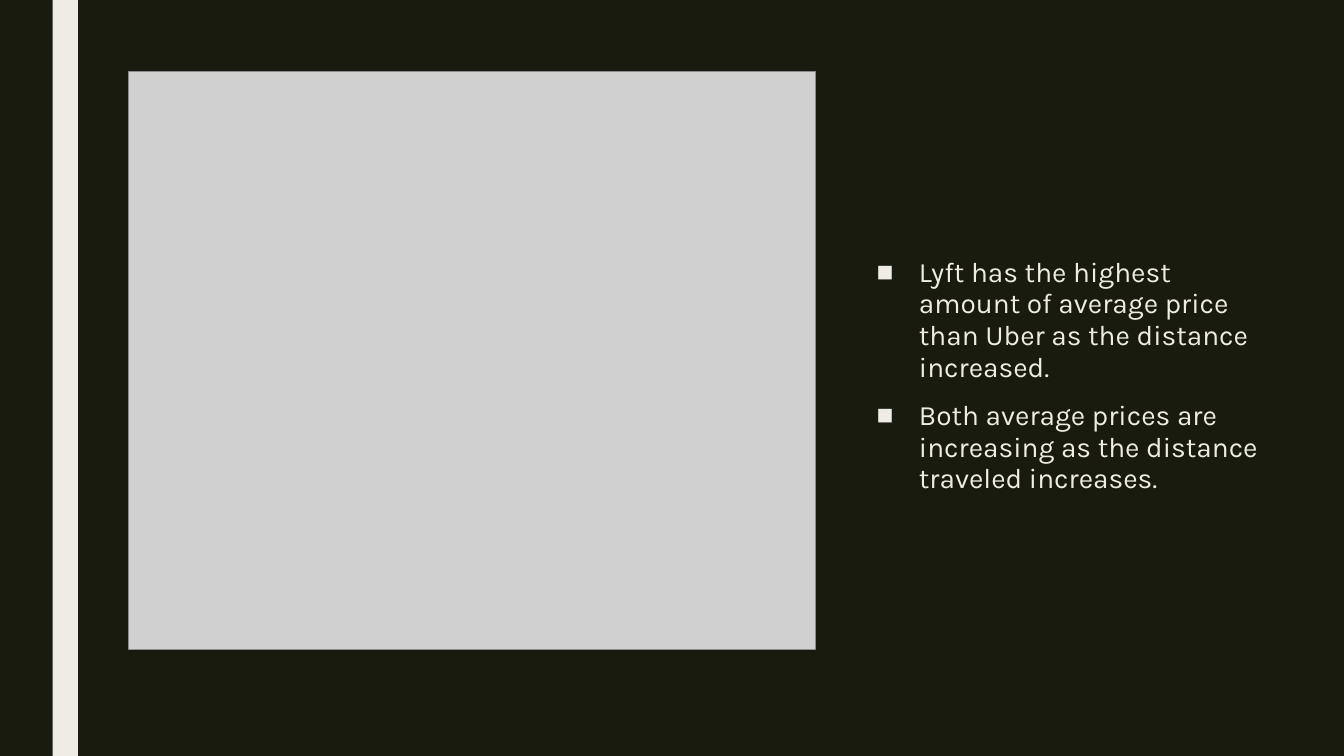
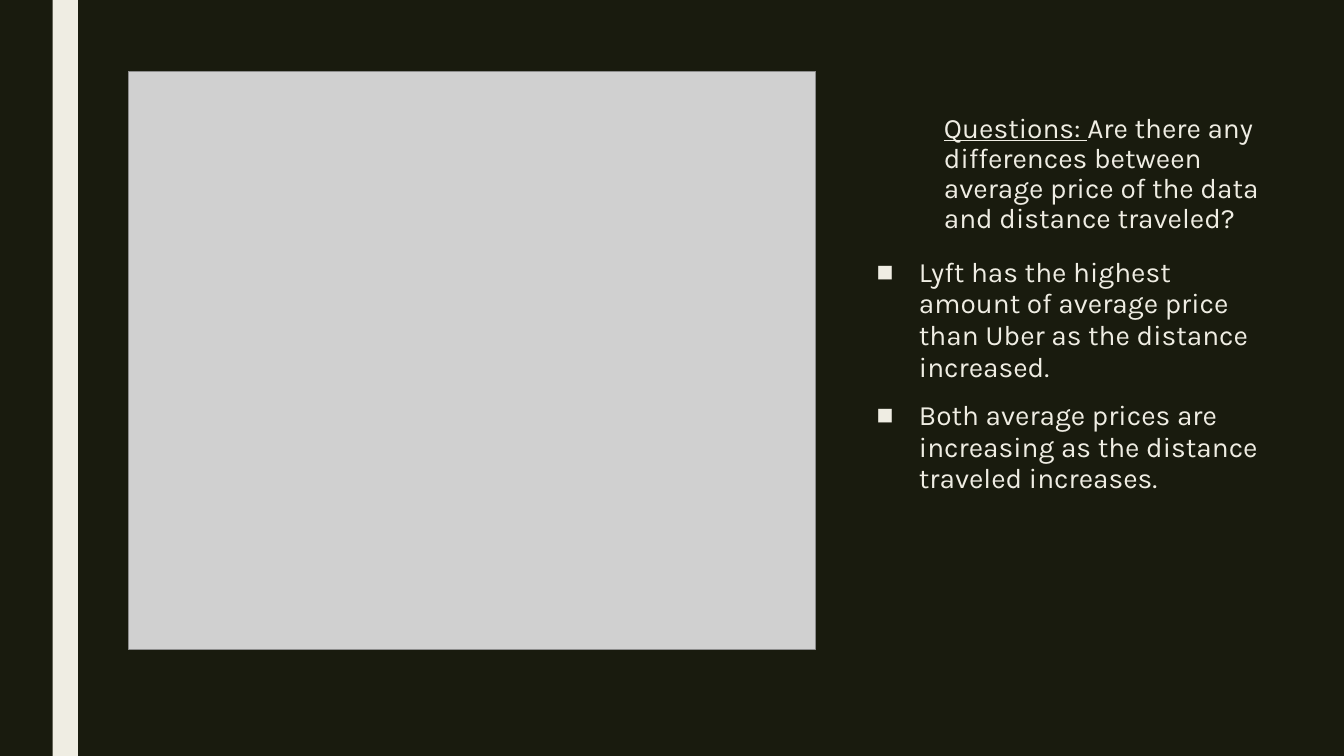
Before and after one commit to erikayi/Project_1, a slide deck: slide 8 of Uber_vs_Lyft_cab_prices_final.pptx. Drawn at 1344x756 pixels with LibreOffice and Linux fonts; fonts in the diff are those of the drawing; grey boxes stand for pictures. Boxes give left, top, right and bottom in pixels: in the first picture for what was removed or moved away, otherwise in the second. Text is boxed around its words. In the diff, an @@ line names an element or a change of style, - is before the commit and + after.

```diff
--- a/Uber_vs_Lyft_cab_prices_final.pptx
+++ b/Uber_vs_Lyft_cab_prices_final.pptx
@@ title added at box(944, 118, 1258, 229), 20 pt, text #EFEDE3 @@
+Questions: Are there any differences between average price of the data and distance traveled?
```
Also in this commit, not shown: 1 other slide changed, 1 slide added, 1 other file.
